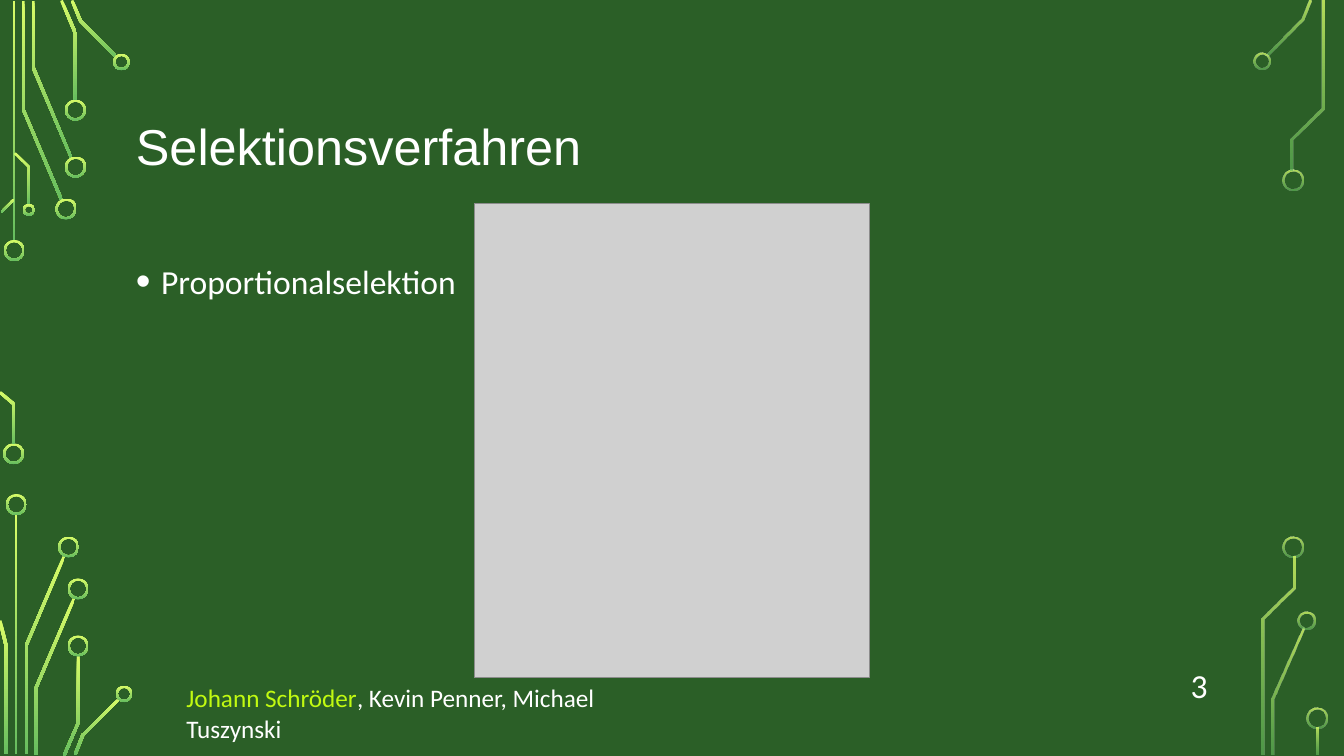
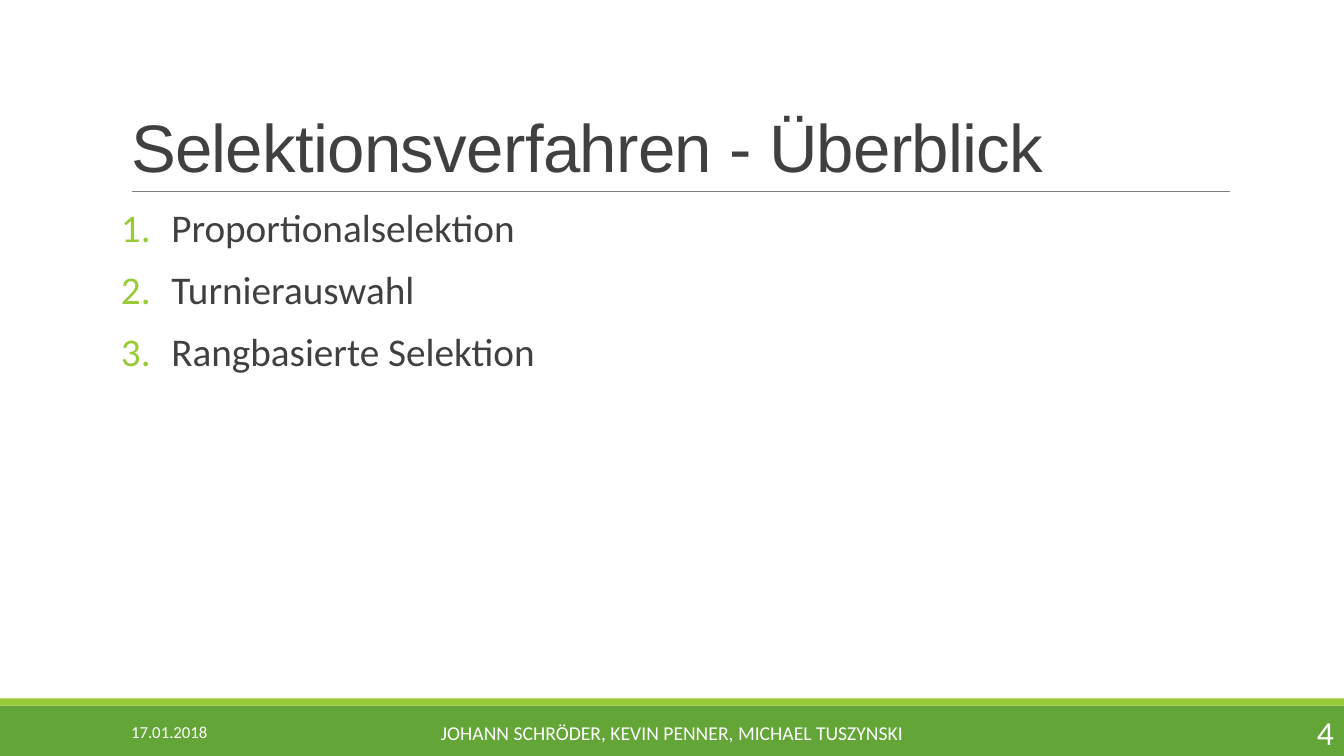
Before and after one commit to jschroeder89/genetic_algorithm, a slide deck: slide 4 of Präsentation/BMO_Genetischer_Algorithmus_JKM.pptx (slide 3 before the commit). Drawn at 1344x756 pixels with LibreOffice and Linux fonts; fonts in the diff are those of the drawing; grey boxes stand for pictures; background and template pictures are left out. Boxes give left, top, right and bottom in pixels: in the first picture for what was removed or moved away, otherwise in the second. Text is boxed around its words. In the diff, an @@ line names an element or a change of style, - is before the commit and + after.

```diff
--- a/Präsentation/BMO_Genetischer_Algorithmus_JKM.pptx
+++ b/Präsentation/BMO_Genetischer_Algorithmus_JKM.pptx
@@ background picture (left out) to #FFFFFF @@
@@ title "Selektionsverfahren - Überblick" at (x1=131, y1=119, x2=1043, y2=173): vertical alignment middle to bottom @@
@@ title at (x1=131, y1=119, x2=1043, y2=173): text changed; size 36 to 48 pt; text colour #FFFFFF to #404040 @@
-Selektionsverfahren
+Selektionsverfahren - Überblick
@@ text "Proportionalselektion" moved from (x1=161, y1=270, x2=456, y2=300) to (x1=171, y1=214, x2=535, y2=373) @@
@@ line added from (132, 192) to (1231, 192), #808080 0.5 pt @@
@@ picture removed at (x1=475, y1=204, x2=870, y2=679) @@
@@ text at (x1=171, y1=214, x2=514, y2=249): size 24 to 28 pt, text colour #FFFFFF to #404040 in "Proportionalselektion"; bullet • to 1.; line spacing 1.2 to 0.9; more space between paragraphs @@
@@ text at (x1=171, y1=276, x2=535, y2=373): paragraphs added @@
+2. Turnierauswahl
+3. Rangbasierte Selektion
@@ rectangle added at (x1=0, y1=706, x2=1344, y2=756), fill #63A537 @@
@@ rectangle added at (x1=0, y1=699, x2=1344, y2=706), fill #99CB38 @@
@@ text "JOHANN SCHRÖDER, KEVIN PENNER, MICHAEL ..." at (x1=441, y1=724, x2=903, y2=743): vertical alignment top to middle @@
@@ text added at (x1=131, y1=726, x2=207, y2=738), 12 pt, text #FFFFFF @@
+17.01.2018
@@ text at (x1=441, y1=724, x2=903, y2=743): text changed; size 18 to 14 pt @@
-Johann Schröder, Kevin Penner, Michael Tuszynski
+JOHANN SCHRÖDER, KEVIN PENNER, MICHAEL TUSZYNSKI
@@ page number at (x1=1317, y1=723, x2=1334, y2=745): text changed @@
-3
+4
@@ group removed at (x1=0, y1=0, x2=1328, y2=756): 33 freeform shapes, 3 rectangles @@
```
Also in this commit, not shown: 10 other slides changed, 8 slides added, 6 slides removed, 2 other files.
